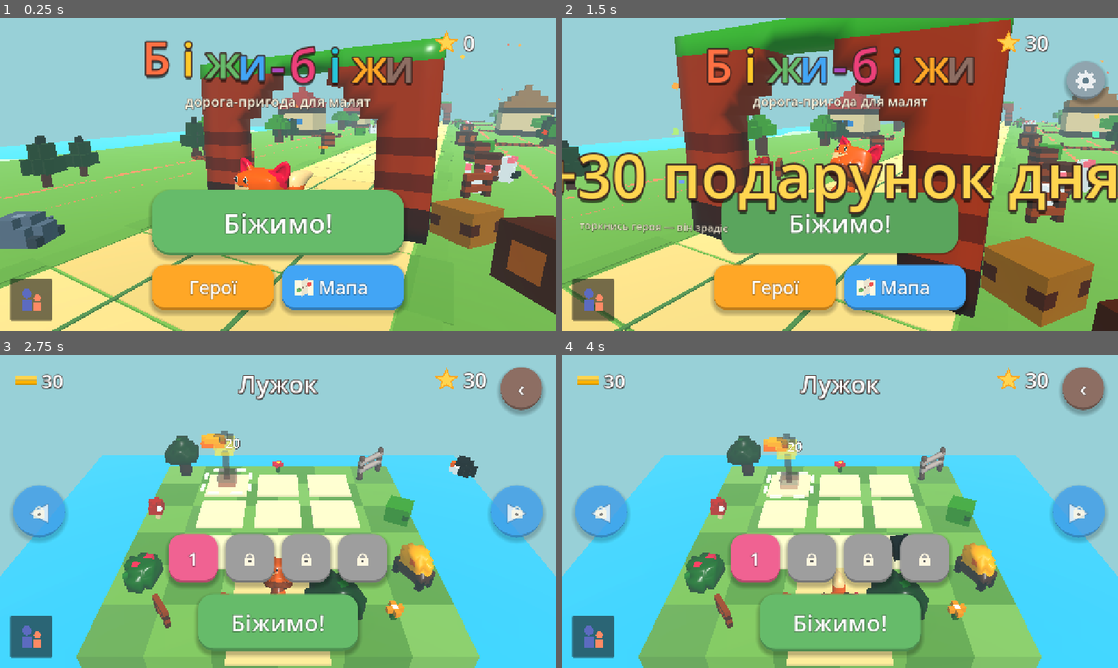
Above: before the commit, frames 1-4 (two rows, left to right).
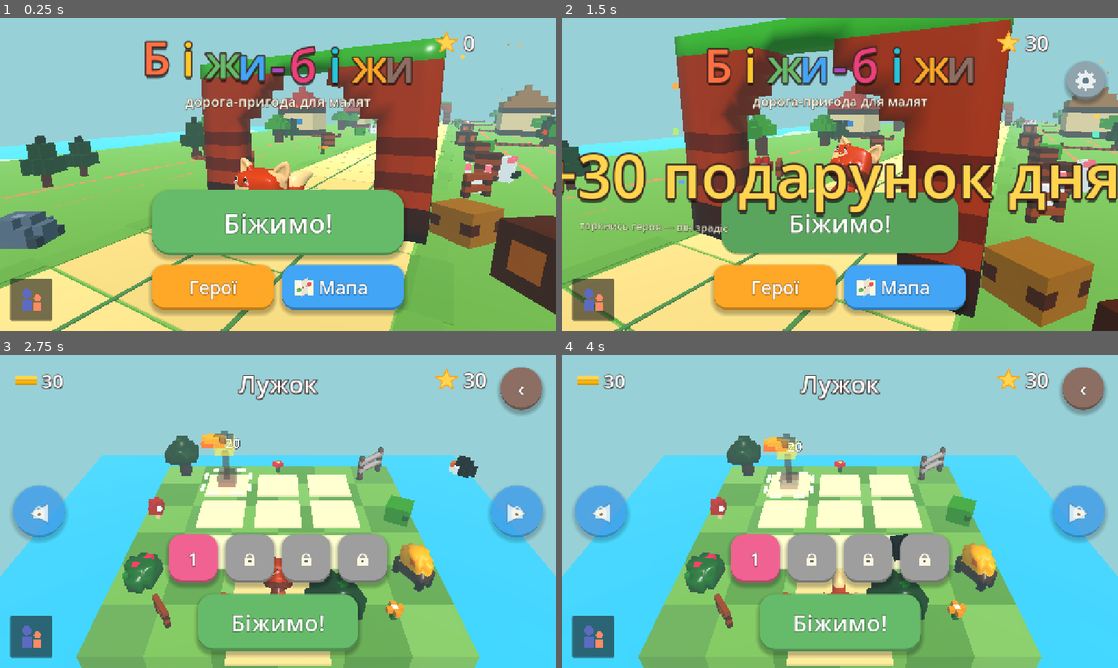
Above: after the commit, the same moments.

Repository: MykolaMamonchuk/MGP-01-run
Game: Godot game, scene res://src/run3d/run3d.tscn
Two runs of this game, one before a commit and one after it. Both use one fixed random seed, a clock stepped at 60 frames per second and the inputs below.
Inputs (mouse positions are in pixels of both pictures, inside the frame that each line leads up to):
- Up to frame 1 (0.25 s): no input
- Up to frame 2 (1.5 s): tap Enter at 0.5 s; move the mouse to (962, 158) at 0.52 s; hold Right 0.53-1.25 s; hold Shift 0.53-1.25 s; click (962, 158) at 0.67 s; tap Space at 0.77, 1.07 s; drag from (728, 190) to (812, 237) at 1.27 s
- Up to frame 3 (2.75 s): move the mouse to (333, 442) at 2.02 s; hold Right from 2.03 s (still down); tap Ctrl at 2.1 s
- Up to frame 4 (4 s): release Right at 2.75 s; drag from (812, 574) to (673, 464) at 2.77 s; move the mouse to (1006, 558) at 3.52 s; hold Left from 3.53 s (still down); tap 2 at 3.6 s; tap Space at 3.77 s

The runs differ from the first frame. In frame 1, 0.7% of the frame differs, in the area x 42-55%, y 44-55%; in frame 2, 0.5%; in frame 3, 0.1%; in frame 4, less than 0.1%.

Commit message:
fix: очі/вуха/носик за реальною Meshy-текстурою fox (docs/refs/models/fox/fox_meshy.glb)
Витягнув і виміряв кольори з референс-текстури (не з рендеру-скріншота):
- HERO_EYE: холодний сіро-синій INK_SOFT → теплий темно-коричневий (#2E0D08);
  додано HERO_IRIS — тонке кільце райдужки між білком і зіницею (референс
  показує велику зіницю з вузьким брунатним краєм, не суцільно чорну крапку).
- Другий блик в оці (великий знизу-зліва + малий згори-справа), як на текстурі,
  замість одного центрального.
- Щоки: додано бліду підкладку (HERO_CHEEK_BASE) під кораловий кружечок —
  рум'янець на референсі лежить на власній світлішій ділянці, не просто на хутрі.
- Носик: маленька темна крапка над ротом (референс рота не малює взагалі,
  рот лишили — на ньому тримається система міміки smile/hit_reaction).
- Вухо: нове поле heroes.json `ear_inner`/`ear_outer` (Hero3D._ear_inner/
  _ear_outer_c) — перевизначає типове "темний обід + рожева серединка" (яке
  лишається дефолтом для решти героїв). У fox: зовні той самий колір тіла
  (без затемнення), всередині кремовий — і те, і те з семплів текстури.
- color/accent лисеняти зсунуті до сампльованих #E0812E/#F8DEBD (були яскравіші
  за референс).

Co-Authored-By: Claude Sonnet 5 <noreply@anthropic.com>

Diff:
--- a/data/heroes.json
+++ b/data/heroes.json
@@ -5,7 +5,8 @@
 
   "_note": "Герої v1.5 (GDD §5) — чотирилапі звірята з вокселів-частин. parts {body, head, leg, tail, ear} — імена файл …(1166 unchanged characters)…
 
-  "lys":      {"name_uk": "Лиско",    "color": "#F0A050", "accent": "#FBE3C4", "mark": "#FF8F73", "feature": "fox",   "order": 0,
+  "lys":      {"name_uk": "Лиско",    "color": "#E0812E", "accent": "#F8DEBD", "mark": "#FF8F73", "feature": "fox",   "order": 0,
+               "ear_inner": "#F8DEBD", "ear_outer": "#E0812E",
                "rig": "fox", "rig_front": "+z",
                "rig_bones": {"hips": "Bone_003", "spine": "Bone_002", "neck": "Bone_026", "head": "Bone_025",
                              "ear_l": "Bone_030", "ear_r": "Bone_028",
--- a/src/run3d/hero3d.gd
+++ b/src/run3d/hero3d.gd
@@ -249,6 +249,12 @@
 ## Колір кінчика хвоста і плямок/смужок — із даних героя (accent / mark).
 var accent := Palette.H_CREAM
 var mark := Palette.H_DARK
+## Вухо: серединка (типово рожева — кролик/пес) і зовнішній бік (типово темніший за тіло).
+## Перевизначаються `ear_inner`/`ear_outer` у heroes.json — коли референс просить своє
+## (fox: кремова серединка, той самий помаранч зовні, без затемнення).
+var _ear_inner := Palette.H_ACC_PINK
+## alpha 0 = не перевизначено — рахуємо як color.darkened(0.35), як і раніше
+var _ear_outer_c := Color(0, 0, 0, 0)
 
 ## Поточний стан анімації (GDD v1.6 §5). Присід — НЕ стан, а накладка (`ducking` + `_duck_blend`).
 var anim_state: Anim = Anim.IDLE
@@ -475,6 +481,8 @@
 	_rig_style = String(def.get("rig_style", ""))
 	accent = Palette.of(def.get("accent"), Palette.H_CREAM)
 	mark = Palette.of(def.get("mark"), color.darkened(0.3))
+	_ear_inner = Palette.of(def.get("ear_inner"), Palette.H_ACC_PINK)
+	_ear_outer_c = Palette.of(def.get("ear_outer"), Color(0, 0, 0, 0))
 	var parts := part_names(def)
 	var pal := _voxel_palette()
 
@@ -524,8 +532,8 @@
 		"d": color.darkened(0.22),
 		"c": Palette.H_CREAM,
 		"k": Palette.H_DARK,
-		"i": Palette.H_ACC_PINK,
-		"e": color.darkened(0.35),
+		"i": _ear_inner,
+		"e": _ear_outer_c if _ear_outer_c.a > 0.0 else color.darkened(0.35),
 		"t": accent,
 		"u": accent.darkened(0.15),
 		"m": mark,
@@ -807,7 +815,6 @@
 	mi.position = pos
 	parent.add_child(mi)
 	return mi
-	return mi
 
 
 ## Обличчя живе на голові (координати голови): великі очі з бліком у темних западинах вокселя,
@@ -839,21 +846,35 @@
 			eye.position = Vector3(side * 0.15, 0.225, face_z)
 		_face.add_child(eye)
 		_dome_glossy(Vector3(0.105, 0.185, 0.05), eye_pale, Vector3.ZERO, eye)
-		var p := _dome_glossy(Vector3(0.075, 0.15, 0.04), pupil, Vector3(0.0, 0.0, -0.015), eye)
-		# блик — дитина eye, а НЕ пупила: p має нерівномірний scale (форма еліпса), і
-		# будь-яка дитина під ним теж масштабувалась би тим самим вектором, стискаючись
-		# у невидиму цятку. eye scale лишається (1,1,1), тож розмір/позиція тут прямі метри.
-		_dome_glossy(Vector3(0.032, 0.032, 0.025), Color.WHITE, Vector3(0.015, 0.03, -0.04), eye)
+		# райдужка — тонке тепле кільце між білком і зіницею (референс: Meshy fox-texture
+		# показує велику темну зіницю з лише вузьким краєм брунатної райдужки, не чорну
+		# крапку впритул до білка)
+		_dome_glossy(Vector3(0.088, 0.163, 0.045), Palette.HERO_IRIS, Vector3(0.0, 0.0, -0.012), eye)
+		var p := _dome_glossy(Vector3(0.075, 0.15, 0.04), pupil, Vector3(0.0, 0.0, -0.02), eye)
+		# блики — діти eye, а НЕ пупила: p має нерівномірний scale (форма еліпса), і будь-яка
+		# дитина під ним теж масштабувалась би тим самим вектором, стискаючись у невидиму
+		# цятку. eye scale лишається (1,1,1), тож розмір/позиція тут прямі метри. Два блики
+		# (великий знизу-зліва, малий згори-справа), як на референсі — не один по центру.
+		_dome_glossy(Vector3(0.045, 0.045, 0.03), Color.WHITE, Vector3(-0.025, -0.03, -0.045), eye)
+		_dome_glossy(Vector3(0.022, 0.022, 0.02), Color.WHITE, Vector3(0.02, 0.045, -0.04), eye)
 		_eyes.append(eye)
 		_pupils.append(p)
-		var cheek := _dome(Vector3(0.07, 0.05, 0.03), Palette.HERO_CHEEK, Vector3.ZERO, _face)
+		# щічка: бліда підкладка (ширша пляма) + кораловий кружечок зверху — на референсі
+		# рум'янець лежить на власній світлішій ділянці шкіри, а не просто на основному хутрі
+		var cheek_pos := Vector3(side * 0.2, 0.12, face_z + 0.01)
+		var cheek_base_pos := cheek_pos
 		if side_eyes:
-			# щічка — теж на боці голови, трохи нижче й ближче до морди
-			cheek.position = Vector3(side * side_w, 0.12, side_z - 0.07)
+			cheek_pos = Vector3(side * side_w, 0.12, side_z - 0.07)
+			cheek_base_pos = cheek_pos
+		var cheek_base := _dome(Vector3(0.11, 0.09, 0.02), Palette.HERO_CHEEK_BASE, cheek_base_pos, _face)
+		var cheek := _dome(Vector3(0.06, 0.045, 0.03), Palette.HERO_CHEEK, cheek_pos, _face)
+		if side_eyes:
+			cheek_base.rotation.y = -side * PI * 0.5
 			cheek.rotation.y = -side * PI * 0.5
-		else:
-			cheek.position = Vector3(side * 0.2, 0.12, face_z + 0.01)
-	# рот лишається на ПЕРЕДНІЙ грані морди, нижче — і при бічних очах теж
+	# носик — маленька темна крапка на морді (референс не малює рота взагалі, лише носик)
+	_dome(Vector3(0.032, 0.024, 0.022), Palette.HERO_NOSE, Vector3(0.0, _mouth_y + 0.05, face_z + 0.01), _face)
+	# рот лишається на ПЕРЕДНІЙ грані морди, нижче — і при бічних очах теж (усмішка/подив
+	# розтягують саме його — див. _smile()/hit_reaction())
 	_mouth = _box(Vector3(0.1, 0.03, 0.02), Palette.HERO_MOUTH, Vector3(0.0, _mouth_y, face_z), _face)
 	_eye_scale_y = 0.55 if feature == "sleepy" else 1.0
 	for e in _eyes:
--- a/src/ui/theme/palette.gd
+++ b/src/ui/theme/palette.gd
@@ -266,8 +266,13 @@
 
 # 3D: герой
 const HERO_DEFAULT := APRICOT            ## запасний колір героя (data/heroes.json)
-const HERO_EYE := INK_SOFT
-const HERO_CHEEK := RED_PALE
+## Референс (Meshy fox-texture, 13.09.2026): зіниця тепла темно-коричнева, НЕ холодний
+## сіро-синій INK_SOFT — з чорним/синім оком герой читався мертвим пластиком, а не звіром.
+const HERO_EYE := Color("#2E0D08")
+const HERO_IRIS := Color("#8F5025")      ## тонке кільце райдужки між білком і зіницею
+const HERO_CHEEK := Color("#FC8366")     ## кораловий рум'янець (кружечок)
+const HERO_CHEEK_BASE := Color("#FCA7BC") ## бліда підкладка під рум'янцем — сама пляма ширша
+const HERO_NOSE := Color("#2E0D08")      ## носик — той самий тон, що й зіниця
 const HERO_MOUTH := WOOD_DARK
 const HERO_SHIELD := AZURE
 const HERO_GLOW := LEMON                 ## Ліхтарик
--- a/tests/test_hero_rig.gd
+++ b/tests/test_hero_rig.gd
@@ -867,7 +867,7 @@
 	var bones: Dictionary = lys.get("rig_bones", {})
 	for role in ["hips", "spine", "neck", "head", "ear_l", "ear_r", "fl", "fr", "bl", "br", "tail"]:
 		assert_true(bones.has(role), "роль %s задана руками" % role)
-	assert_eq(String(lys.get("accent", "")), "#FBE3C4", "акцент лисеняти — кремовий кінчик хвоста")
+	assert_eq(String(lys.get("accent", "")), "#F8DEBD", "акцент лисеняти — кремовий кінчик хвоста (з референс-текстури Meshy)")
 	assert_eq(String(lys.get("mark", "")), "#FF8F73", "колір позначки лишився в даних (про запас)")
 	# референс fox-texture.png не має торбинки взагалі: детектор бічних наростів на грубому
 	# low-poly тулубі ловив випадкові горбики замість неї — вимкнено (13.09.2026, MEMORY.md)
